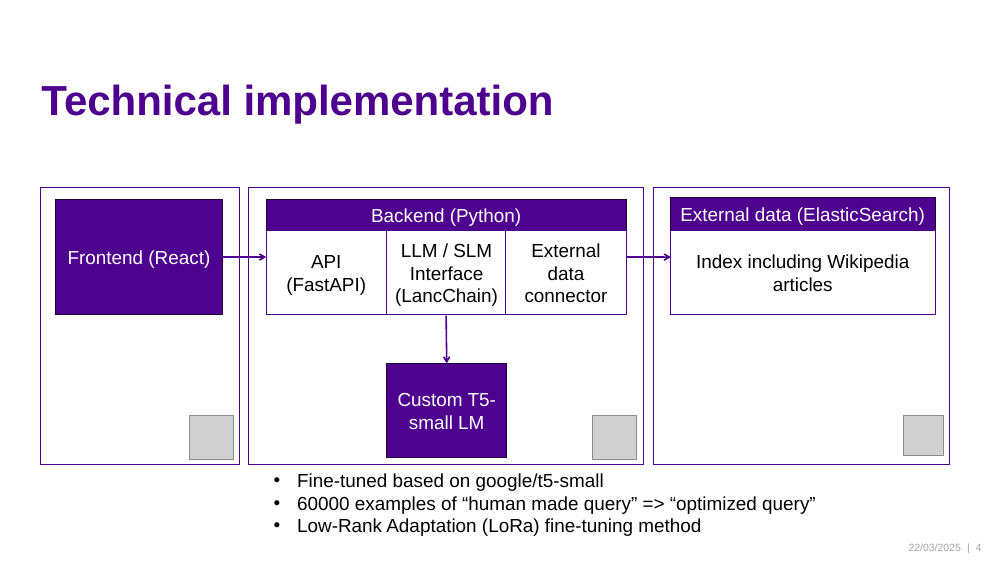
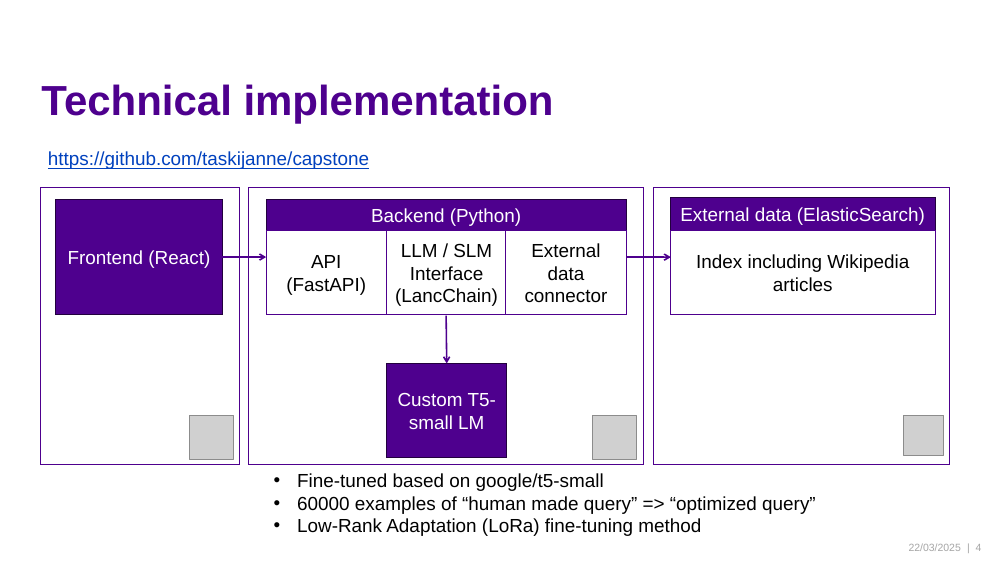
Before and after one commit to taskijanne/capstone, a slide deck: slide 4 of Presentation.pptx. Drawn at 1008x567 pixels with LibreOffice and Linux fonts; fonts in the diff are those of the drawing; grey boxes stand for pictures; background and template pictures are left out. Boxes give left, top, right and bottom in pixels: in the first picture for what was removed or moved away, otherwise in the second. Text is boxed around its words. In the diff, an @@ line names an element or a change of style, - is before the commit and + after.

Commit message:
Presentation

```diff
--- a/Presentation.pptx
+++ b/Presentation.pptx
@@ text added at [48, 151, 369, 169], 18 pt, text #0041BE, underline @@
+https://github.com/taskijanne/capstone
```
Also in this commit, not shown: 2 slides added.
